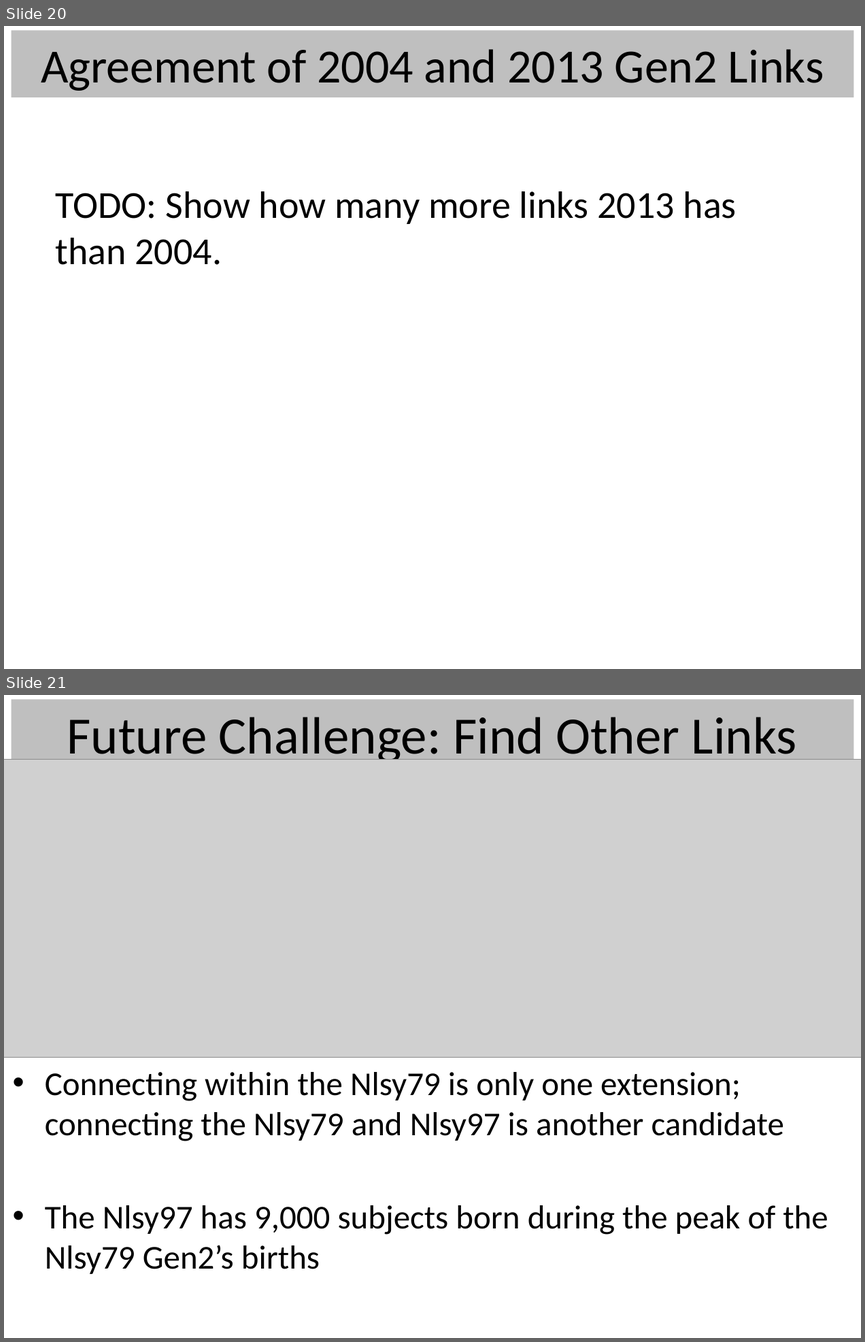
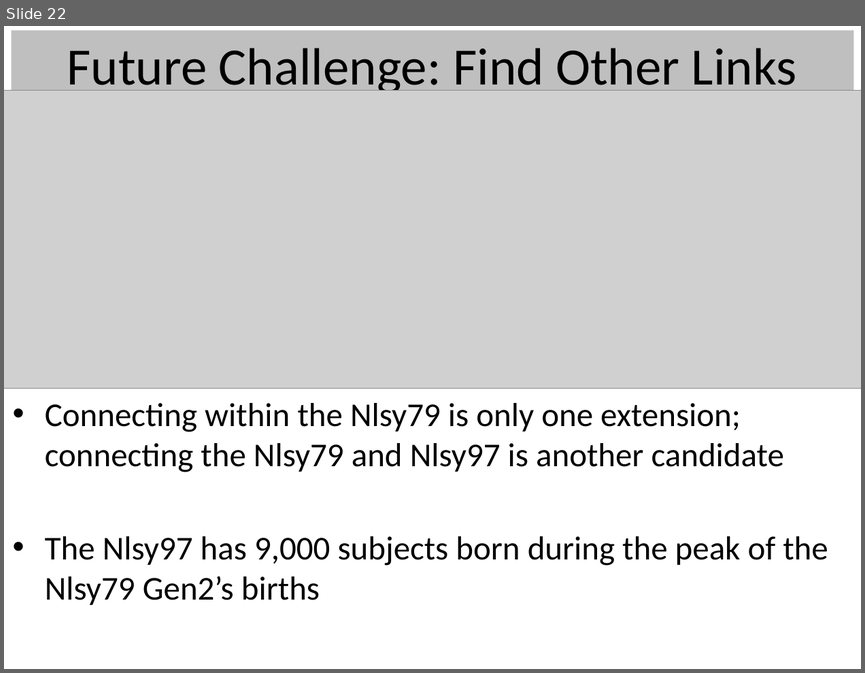
Before and after one commit to LiveOak/NlsyLinksDetermination, a slide deck: Publications/2013France/BeasleyBga2013-NlsyLinks.pptx. Shown one above the other, each under a label of ours: slides 20 and 21 before the commit, slide 22 after it. The pictures are 865x1342 and 865x673 pixels, drawn with LibreOffice and Linux fonts; fonts in the diff are those of the drawing; grey boxes stand for pictures. Boxes give left, top, right and bottom in pixels: in the first picture for what was removed or moved away, otherwise in the second. Text is boxed around its words. In the diff, an @@ line names an element or a change of style, - is before the commit and + after.

```diff
--- a/Publications/2013France/BeasleyBga2013-NlsyLinks.pptx
+++ b/Publications/2013France/BeasleyBga2013-NlsyLinks.pptx
@@ slide 20 removed at box(4, 26, 861, 669), background #FFFFFF @@
@@ title removed at box(11, 30, 853, 97) @@
-Agreement of 2004 and 2013 Gen2 Links
@@ text removed at box(56, 191, 736, 265) @@
-TODO: Show how many more links 2013 has than 2004.
@@ what was slide 21 is now slide 22 @@
```
Also in this commit, not shown: 11 slides changed, 2 slides added.
